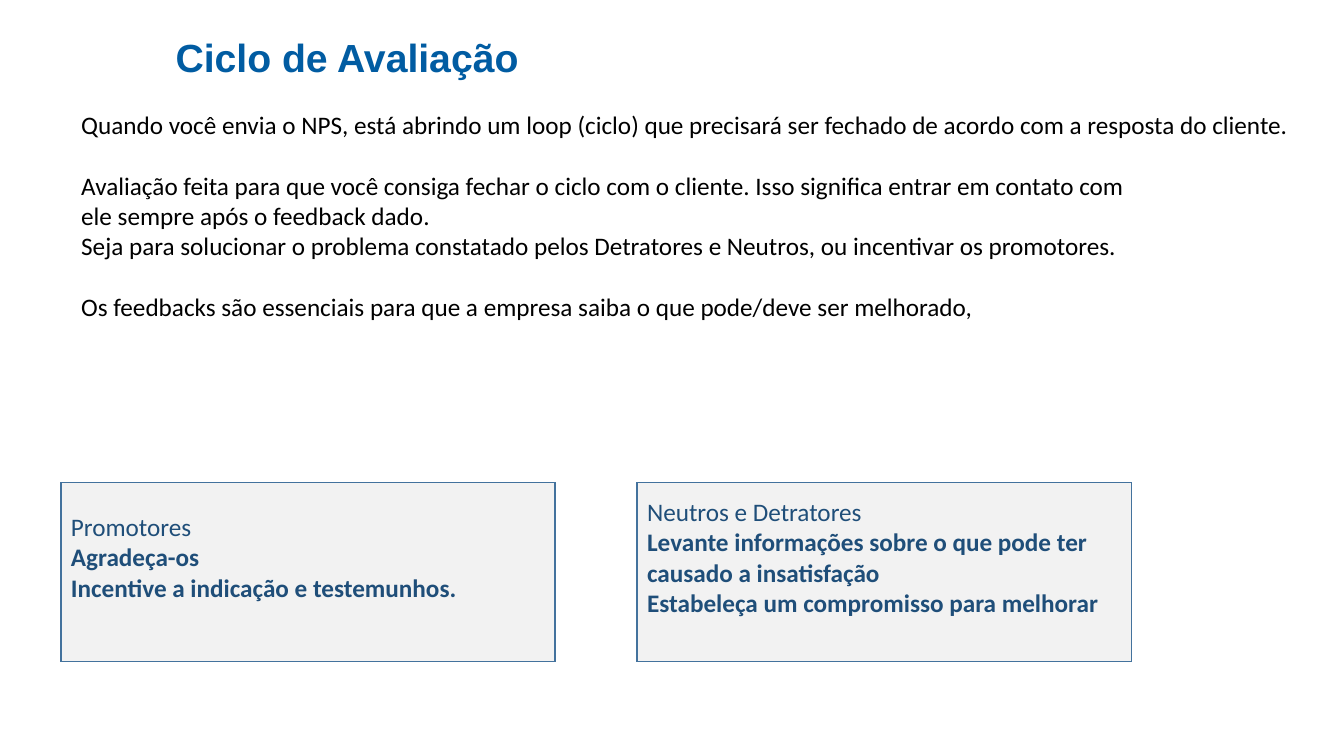
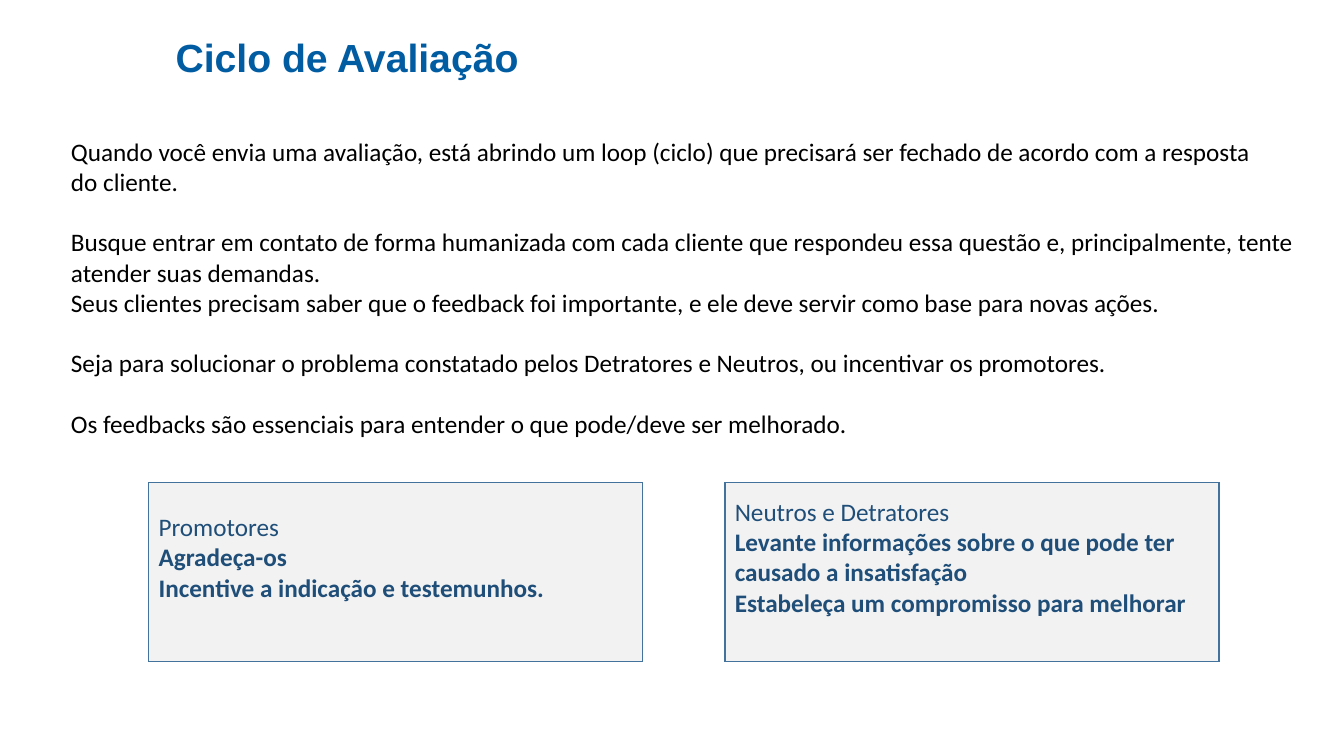
Before and after one commit to cezarnk/projetos, a slide deck: slide 2 of Apresentação Cesup Rede/Projeto 1.pptx. Drawn at 1344x756 pixels with LibreOffice and Linux fonts; fonts in the diff are those of the drawing; background and template pictures are left out. Boxes give left, top, right and bottom in pixels: in the first picture for what was removed or moved away, otherwise in the second. Text is boxed around its words. In the diff, an @@ line names an element or a change of style, - is before the commit and + after.

```diff
--- a/Apresentação Cesup Rede/Projeto 1.pptx
+++ b/Apresentação Cesup Rede/Projeto 1.pptx
@@ text "Quando você envia uma avaliação, ...": place and size @@
-text "Quando você envia uma avaliação, ..." at bbox=[81, 115, 1287, 320]
+text "Quando você envia uma avaliação, ..." at bbox=[71, 142, 1292, 437]
@@ text at bbox=[71, 142, 1292, 317]: text changed @@
-Quando você envia o NPS, está abrindo um loop (ciclo) que precisará ser fechado de acordo com a resposta do cliente.
-Avaliação feita para que você consiga fechar o ciclo com o cliente. Isso significa entrar em contato com
-ele sempre após o feedback dado.
+Quando você envia uma avaliação, está abrindo um loop (ciclo) que precisará ser fechado de acordo com a resposta
+do cliente.
+Busque entrar em contato de forma humanizada com cada cliente que respondeu essa questão e, principalmente, tente
+atender suas demandas.
+Seus clientes precisam saber que o feedback foi importante, e ele deve servir como base para novas ações.
@@ text at bbox=[71, 415, 846, 437]: text changed @@
-Os feedbacks são essenciais para que a empresa saiba o que pode/deve ser melhorado,
+Os feedbacks são essenciais para entender o que pode/deve ser melhorado.
@@ rectangle "Promotores": place and size @@
-rectangle "Promotores" at bbox=[62, 483, 556, 662]
+rectangle "Promotores" at bbox=[149, 482, 643, 661]
@@ rectangle "Neutros e Detratores": place and size @@
-rectangle "Neutros e Detratores" at bbox=[637, 483, 1131, 662]
+rectangle "Neutros e Detratores" at bbox=[725, 482, 1219, 661]
```
Also in this commit, not shown: 3 other slides changed, 2 other files.
